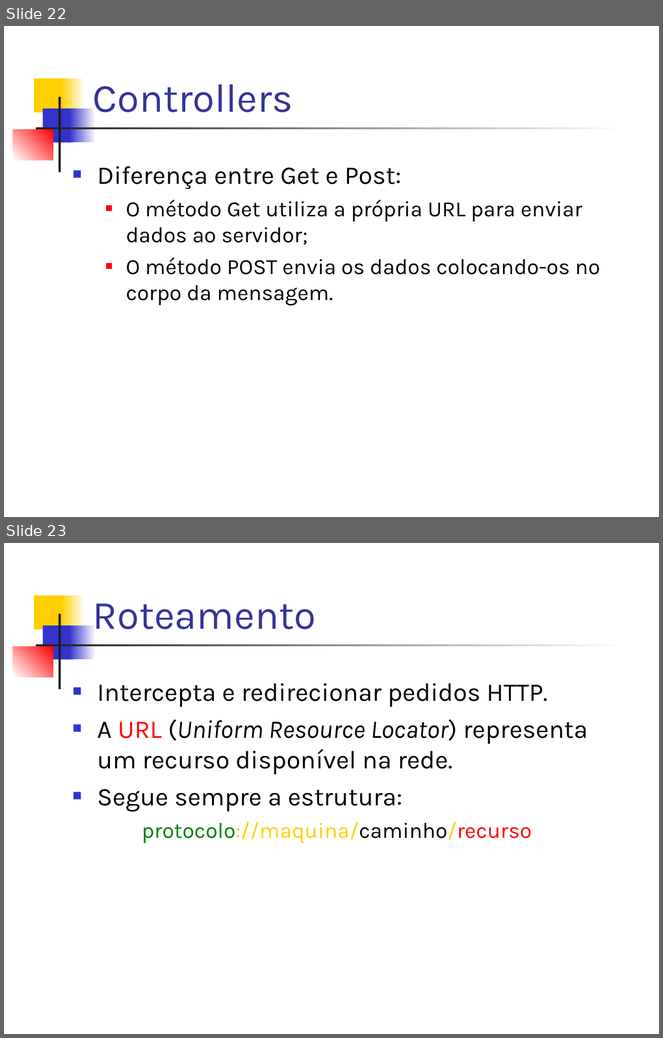
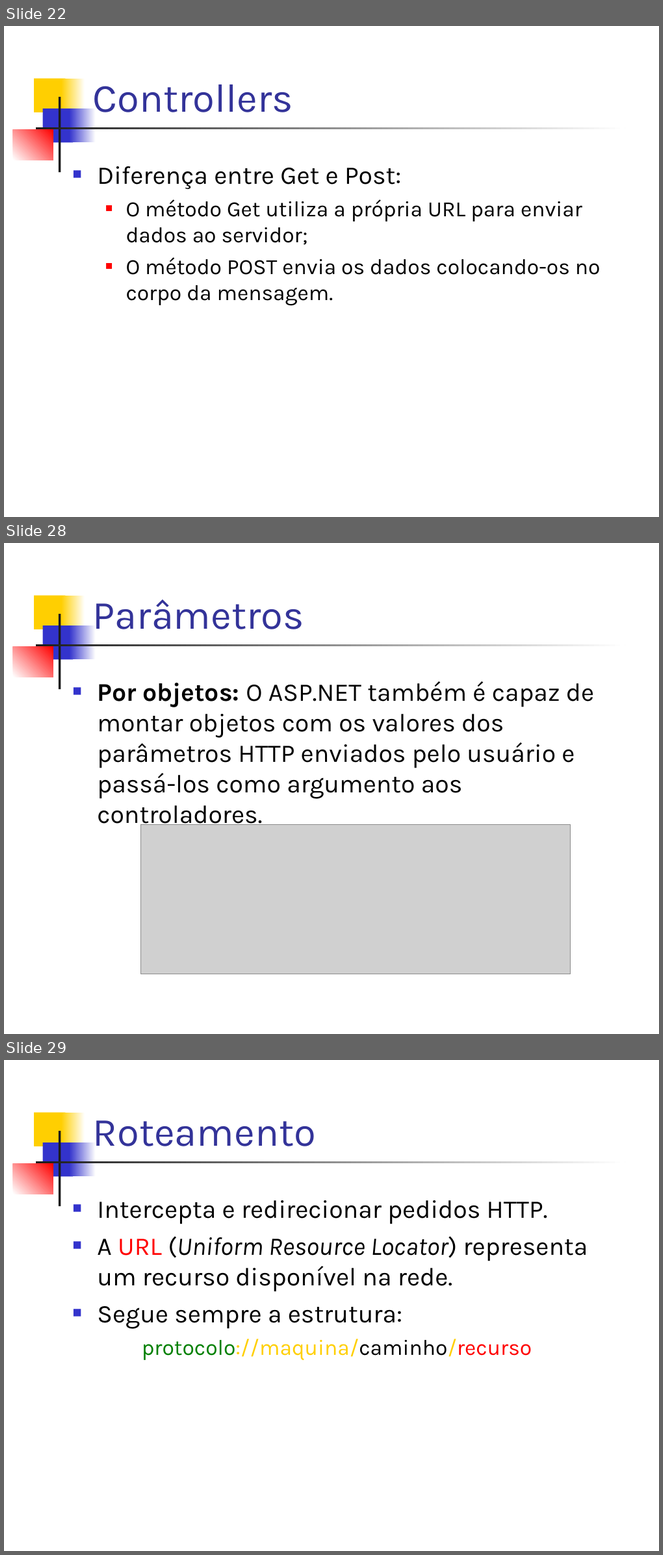
Before and after one commit to dssika/mini-curso-asp-net-mvc3, a slide deck: Slide/Mini Curso.ppt. Shown one above the other, each under a label of ours: slides 22 and 23 before the commit, slides 22, 28 and 29 after it; the slides between them are not shown. The pictures are 663x1038 and 663x1555 pixels, drawn with LibreOffice and Linux fonts; fonts in the diff are those of the drawing; grey boxes stand for pictures. Boxes give left, top, right and bottom in pixels: in the first picture for what was removed or moved away, otherwise in the second. Text is boxed around its words. In the diff, an @@ line names an element or a change of style, - is before the commit and + after.

```diff
--- a/Slide/Mini Curso.ppt
+++ b/Slide/Mini Curso.ppt
@@ slide 28 added at <box>4,543,659,1034</box>, background #FFFFFF; not listed: 7 template elements that a slide beside it also shows @@
@@ title added at <box>93,600,304,629</box>, 44 pt, text #333399 @@
+Parâmetros
@@ text added at <box>97,681,594,830</box>, 28 pt, text #000000 @@
+■ Por objetos: O ASP.NET também é capaz de montar objetos com os valores dos parâmetros HTTP enviados pelo usuário e passá-los como argumento aos controladores.
@@ picture added at <box>141,824,571,974</box> @@
@@ what was slide 23 is now slide 29 @@
```
Also in this commit, not shown: 5 other slides added.
